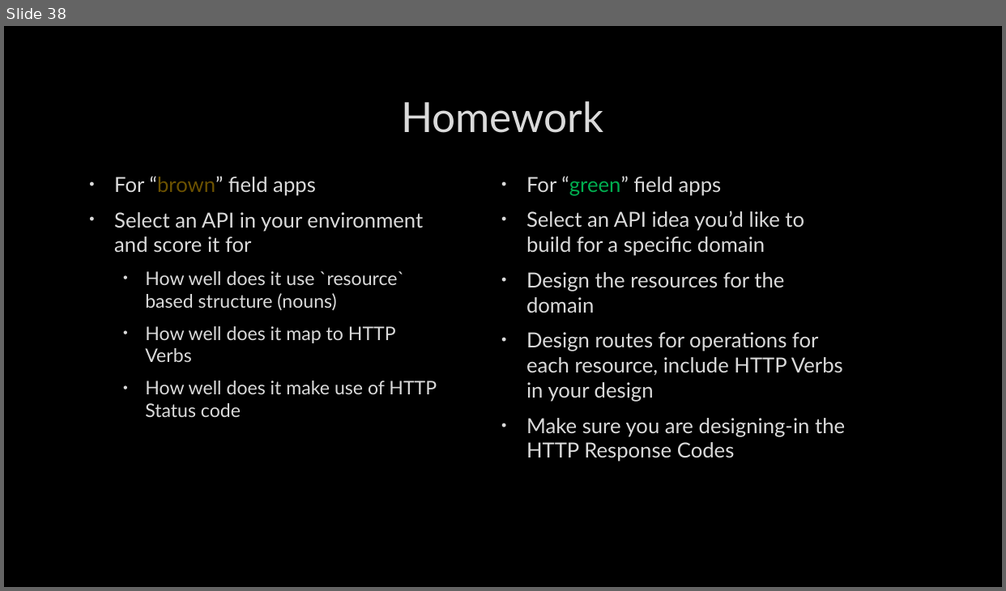
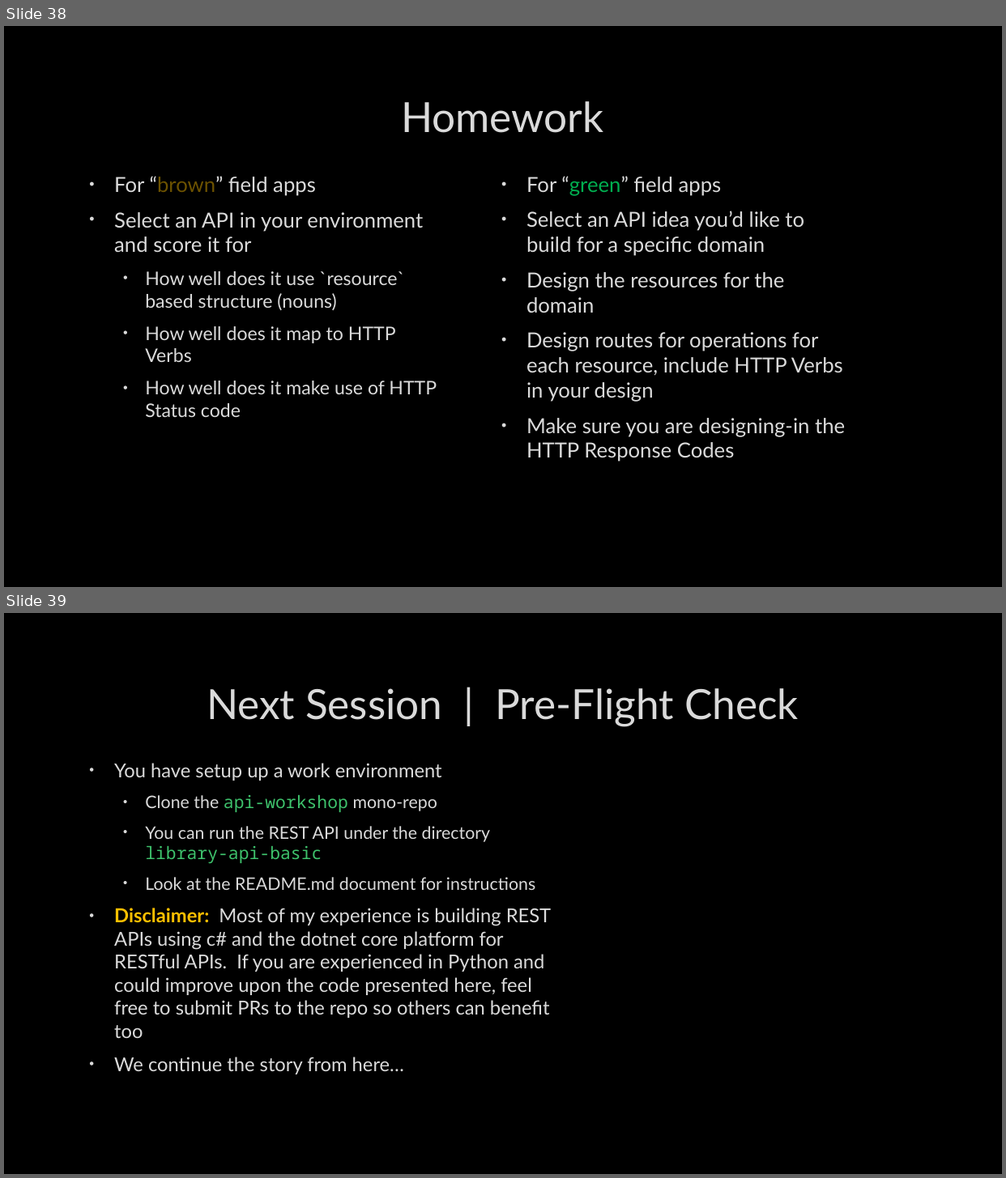
Before and after one commit to SheetMetalConnect/api-workshop, a slide deck: zzz-additional-documentation/Rest-Api-Design-Build-Run-Day-1.pptx. Shown one above the other, each under a label of ours: slide 38 before the commit, slides 38 and 39 after it. The pictures are 1006x591 and 1006x1178 pixels, drawn with LibreOffice and Linux fonts; fonts in the diff are those of the drawing; background and template pictures are left out. Boxes give left, top, right and bottom in pixels: in the first picture for what was removed or moved away, otherwise in the second. Text is boxed around its words. In the diff, an @@ line names an element or a change of style, - is before the commit and + after.

Commit message:
updated documentation directory

```diff
--- a/zzz-additional-documentation/Rest-Api-Design-Build-Run-Day-1.pptx
+++ b/zzz-additional-documentation/Rest-Api-Design-Build-Run-Day-1.pptx
@@ slide 39 added at box(4, 613, 1002, 1174), background picture (left out) @@
@@ title added at box(206, 688, 799, 726), 40 pt, text #DADADA @@
+Next Session | Pre-Flight Check
@@ text added at box(114, 763, 551, 1075), 18.5 pt, text #DADADA @@
+• You have setup up a work environment
+  • Clone the api-workshop mono-repo
+  • You can run the REST API under the directory library-api-basic
+  • Look at the README.md document for instructions
+• Disclaimer: Most of my experience is building REST APIs using c# and the dotnet core platform for RESTful APIs. If you are experienced in Python and could improve upon the code presented here, feel free to submit PRs to the repo so others can benefit too
+• We continue the story from here…
```
Also in this commit, not shown: 2 other files.
